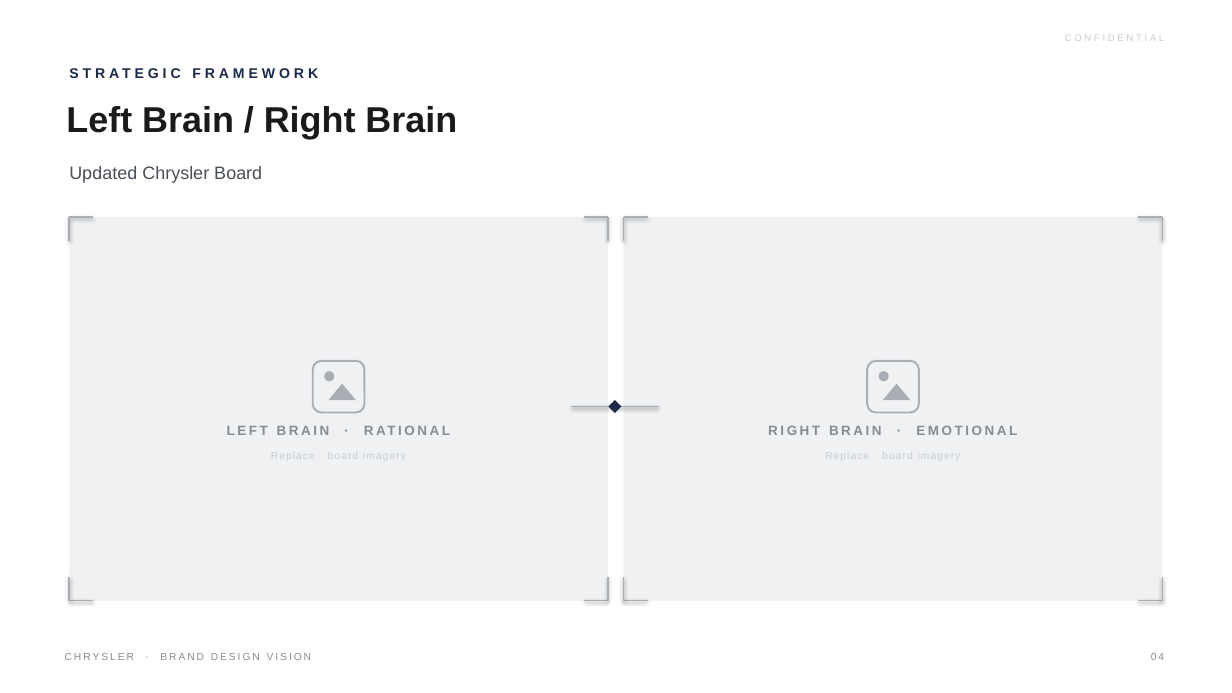
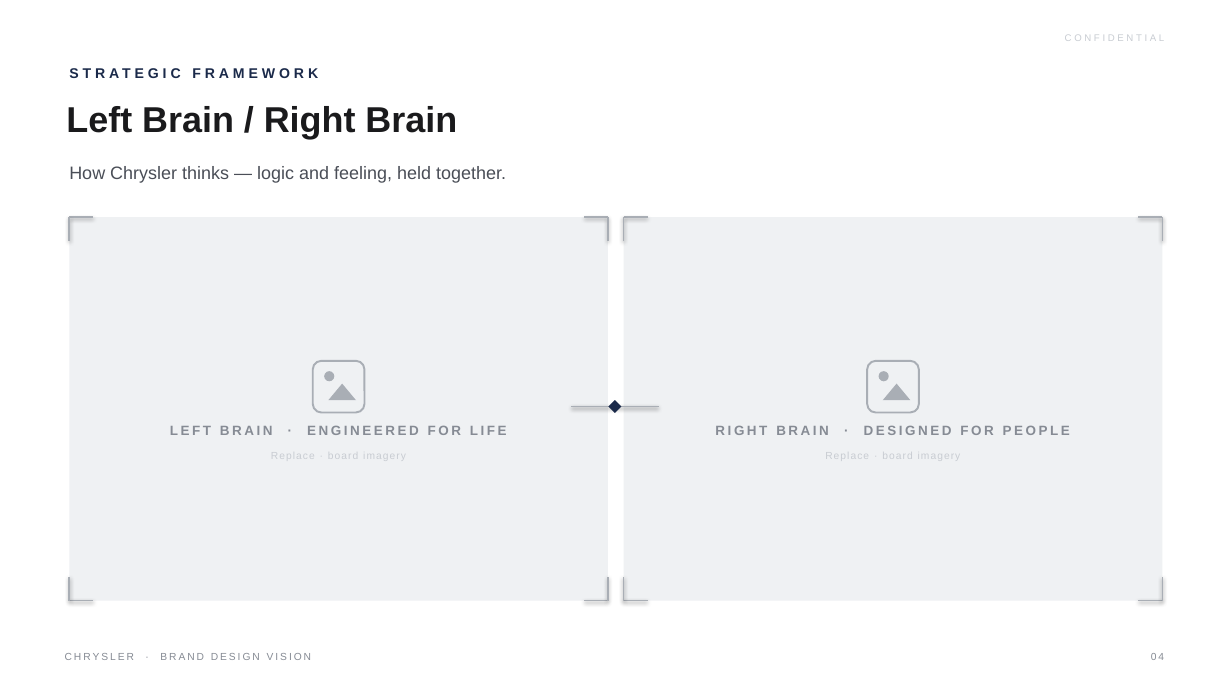
Before and after one commit to LG-Succe55/CLAUDE, a slide deck: slide 4 of Chrysler_Brand_Design_Vision.pptx. Drawn at 1232x693 pixels with LibreOffice and Linux fonts; fonts in the diff are those of the drawing. Boxes give left, top, right and bottom in pixels: in the first picture for what was removed or moved away, otherwise in the second. Text is boxed around its words. In the diff, an @@ line names an element or a change of style, - is before the commit and + after.

```diff
--- a/Chrysler_Brand_Design_Vision.pptx
+++ b/Chrysler_Brand_Design_Vision.pptx
@@ text at [69, 166, 506, 183]: text changed @@
-Updated Chrysler Board
+How Chrysler thinks — logic and feeling, held together.
@@ text at [170, 425, 507, 435]: text changed @@
-LEFT BRAIN · RATIONAL
+LEFT BRAIN · ENGINEERED FOR LIFE
@@ text at [715, 425, 1070, 435]: text changed @@
-RIGHT BRAIN · EMOTIONAL
+RIGHT BRAIN · DESIGNED FOR PEOPLE
```
Also in this commit, not shown: 16 other slides changed, 1 other file.
